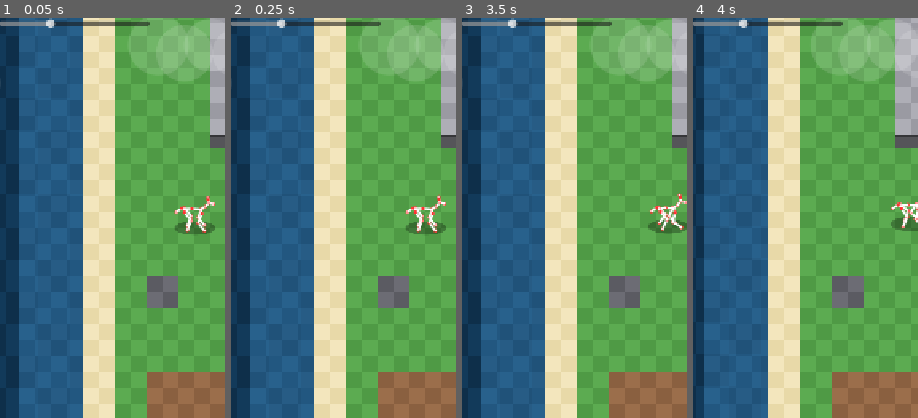
Above: before the commit, frames 1-4 (left to right).
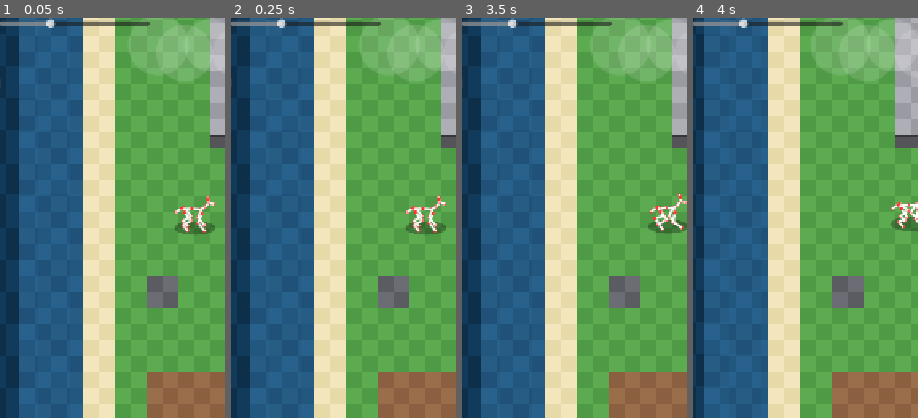
Above: after the commit, the same moments.

Repository: jonathasptbr-gh/Projeto-Galapago
Game: Godot game, scene res://jogo/main.tscn
The game is run twice, just before and just after one commit, with the same random seed, the same clock (stepped at 60 frames per second) and the same inputs.
Inputs:
- Up to frame 1 (0.05 s): no input
- Up to frame 2 (0.25 s): no input
- Up to frame 3 (3.5 s): click "PULO AUTO: DESLIGADO" at 0.5 s; click "PULO AUTO: LIGADO" at 1.25 s; click "PULO AUTO: DESLIGADO" at 2 s; click "PULO AUTO: LIGADO" at 2.75 s
- Up to frame 4 (4 s): click "PULO AUTO: DESLIGADO" at 3.5 s
The pictures show only the part of the screen within x 3-53%, y 24-74%; the shares and areas given below are measured in that part.

The runs differ from the first frame. In frame 1, 0.1% of the frame differs, in the area x 80-86%, y 49-54%; in frame 2, 0.1%; in frame 3, 0.2%, in the area x 84-92%, y 47-54%; in frame 4, 0.1%.

Commit message:
v0.31.2: jarrete e metatarso do cão

Diff:
--- a/dados/rig/canino3d.json
+++ b/dados/rig/canino3d.json
@@ -1,6 +1,6 @@
 {
   "_leia": "RIG 3D do canino (Fase A do plano 3D do cão) — CONTRATO de esqueleto, não arte. `juntas` são pontos de repo …(567 unchanged characters)…
-  "schema_version": 2,
+  "schema_version": 3,
   "id": "canino3d",
   "arquetipo": "quadrupede",
   "familia": "canino",
@@ -156,6 +156,11 @@
       10.332178,
       -3.726870
     ],
+    "jarrete_te": [
+      -6.5,
+      5,
+      -12
+    ],
     "pata_te": [
       -6.5,
       0,
@@ -166,6 +171,11 @@
       10.332178,
       -3.726870
     ],
+    "jarrete_td": [
+      6.5,
+      5,
+      -12
+    ],
     "pata_td": [
       6.5,
       0,
@@ -265,8 +275,13 @@
     },
     {
       "a": "joelho_te",
+      "b": "jarrete_te",
+      "largura": 1.8
+    },
+    {
+      "a": "jarrete_te",
       "b": "pata_te",
-      "largura": 1.8
+      "largura": 1.5
     },
     {
       "a": "anca_d",
@@ -275,8 +290,13 @@
     },
     {
       "a": "joelho_td",
+      "b": "jarrete_td",
+      "largura": 1.8
+    },
+    {
+      "a": "jarrete_td",
       "b": "pata_td",
-      "largura": 1.8
+      "largura": 1.5
     }
   ],
   "corpo": [
--- a/sim/esqueleto3d.gd
+++ b/sim/esqueleto3d.gd
@@ -23,8 +23,8 @@
 const CLIPES := ["idle", "walk", "run", "jump_start", "jump_air", "jump_land", "charge", "shot",
 	"bite", "slam", "dig", "hit", "stunned", "death", "get_up"]
 const PITCH_GRAUS := 20.0
-const JUNTAS_ESPERADAS := 22
-const OSSOS_ESPERADOS := 21
+const JUNTAS_ESPERADAS := 24
+const OSSOS_ESPERADOS := 23
 const SOCKETS_OBRIGATORIOS := ["boca", "coroa", "base_cauda", "dorso"]
 const Z := ["front", "back"]
 
@@ -42,8 +42,8 @@
 
 ## Primeiro erro encontrado; vazio = rig 3D válido.
 static func validar(m: Dictionary) -> String:
-	if int(m.get("schema_version", 0)) != 2:
-		return "schema_version != 2"
+	if int(m.get("schema_version", 0)) != 3:
+		return "schema_version != 3"
 	if not m.get("id") is String or (m["id"] as String).is_empty():
 		return "id ausente"
 	if m.get("arquetipo") != "quadrupede":
@@ -70,6 +70,11 @@
 	for nome in juntas:
 		if not _v3(juntas[nome]):
 			return "junta %s inválida" % nome
+	# Schema 3 exige a cadeia traseira completa, não só a contagem correta.
+	for lado in ["e", "d"]:
+		for nome in ["anca_" + lado, "joelho_t" + lado, "jarrete_t" + lado, "pata_t" + lado]:
+			if not (juntas as Dictionary).has(nome):
+				return "junta traseira obrigatória ausente: " + nome
 
 	var ossos: Variant = m.get("ossos")
 	if not ossos is Array:
@@ -77,6 +82,7 @@
 	if (ossos as Array).size() != OSSOS_ESPERADOS:
 		return "ossos: esperado %d, veio %d" % [OSSOS_ESPERADOS, (ossos as Array).size()]
 	var usados: Dictionary = {}
+	var arestas: Dictionary = {}
 	for i in (ossos as Array).size():
 		var b: Variant = (ossos as Array)[i]
 		if not b is Dictionary:
@@ -95,6 +101,14 @@
 			return "osso %d sem largura positiva" % i
 		usados[a] = true
 		usados[bb] = true
+		arestas[String(a) + ">" + String(bb)] = true
+	for lado in ["e", "d"]:
+		var sufixo: String = "t" + String(lado)
+		for trecho in [["anca_" + lado, "joelho_" + sufixo],
+			["joelho_" + sufixo, "jarrete_" + sufixo],
+			["jarrete_" + sufixo, "pata_" + sufixo]]:
+			if not arestas.has(String(trecho[0]) + ">" + String(trecho[1])):
+				return "osso traseiro obrigatório ausente: %s>%s" % trecho
 	for nome in juntas:
 		if not usados.has(nome):
 			return "junta %s não pertence a osso" % nome
@@ -283,9 +297,21 @@
 		var upper := String(perna["upper"])
 		var P: Vector3 = j[upper]
 		var F: Vector3 = patas[nome]
-		var solucao := _ik(P, F, float(perna["l1"]), float(perna["l2"]), float(perna["bend"]))
-		j["joelho_" + nome] = solucao["joelho"]
-		j["pata_" + nome] = solucao["pata"]
+		if perna.has("l3"):
+			var l3 := float(perna["l3"])
+			var H := _jarrete_alcancavel(P, F, float(perna["l1"]),
+				float(perna["l2"]), l3, perna["offset_jarr"])
+			var solucao := _ik(P, H, float(perna["l1"]), float(perna["l2"]), 1.0)
+			var jarrete: Vector3 = solucao["pata"]
+			j["joelho_" + nome] = solucao["joelho"]
+			j["jarrete_" + nome] = jarrete
+			# Enquanto o círculo do jarrete toca o alcance do joelho, F é exato.
+			# Se nem o círculo toca, corrige só o contato, nunca estica os ossos.
+			j["pata_" + nome] = jarrete + (F - H).normalized() * l3
+		else:
+			var solucao := _ik(P, F, float(perna["l1"]), float(perna["l2"]), float(perna["bend"]))
+			j["joelho_" + nome] = solucao["joelho"]
+			j["pata_" + nome] = solucao["pata"]
 	_extras(j, clipe, f, mo, salto_correndo)
 	if clipe == "death":
 		_deitar(j, f)
@@ -388,7 +414,10 @@
 
 ## Mistura de APRESENTAÇÃO entre duas poses (a antiga e a nova). Interpola
 ## `juntas`, `sockets[*].pos`, `sockets[*].profundidade` e `profundidade`;
-## `juntas_3d`, quando existe nos dois, também acompanha. w=0 devolve `a` e
+## `juntas_3d`, quando existe nos dois, também acompanha. O blend linear
+## de apresentação NÃO conserva comprimentos ósseos (comportamento anterior).
+## O mesmo vale para _deitar em death/get_up; a IK da marcha continua rígida.
+## w=0 devolve `a` e
 ## w=1 devolve `b`; a visibilidade/z dos sockets vem de `b` (a pose nova).
 ## É pura e NÃO altera `pose`/`validar`: a troca de clipe decide o w.
 static func misturar(a: Dictionary, b: Dictionary, w: float) -> Dictionary:
@@ -483,8 +512,8 @@
 	return j
 
 
-## As quatro pernas, derivadas das juntas de repouso (sem metadado extra):
-## `upper` → `joelho` → `pata`; o comprimento de cada osso sai do próprio rig.
+## As quatro pernas derivam os comprimentos do repouso: dianteiras conservam
+## upper→joelho→pata; traseiras usam anca→joelho→jarrete→pata.
 static func _pernas(m: Dictionary) -> Array:
 	var out: Array = []
 	var j: Dictionary = m.get("juntas", {})
@@ -499,9 +528,15 @@
 		var pu := _vec(j[upper])
 		var pk := _vec(j[joelho])
 		var pp := _vec(j[pata])
-		out.append({"nome": nome, "upper": upper, "x": pp.x, "rest_z": pp.z,
+		var perna := {"nome": nome, "upper": upper, "x": pp.x, "rest_z": pp.z,
 			"l1": pu.distance_to(pk), "l2": pk.distance_to(pp),
-			"bend": -1.0 if upper.begins_with("ombro") else 1.0})
+			"bend": -1.0 if upper.begins_with("ombro") else 1.0}
+		if nome.begins_with("t"):
+			var ph := _vec(j["jarrete_" + nome])
+			perna["l2"] = pk.distance_to(ph)
+			perna["l3"] = ph.distance_to(pp)
+			perna["offset_jarr"] = ph - pp
+		out.append(perna)
 	return out
 
 
@@ -851,6 +886,41 @@
 		j[nome] = Vector3(p.x, y, z)
 
 
+## Escolhe o jarrete no círculo rígido de raio l3 em torno do alvo da pata.
+## Preserva o offset de repouso se alcançável; caso contrário escolhe o ponto
+## angularmente mais próximo que alcança a cadeia anca→joelho→jarrete. O círculo
+## pode não tocar a faixa de alcance (alvo extremo): devolve seu ponto mais
+## próximo e a correção de contato em pose() fica explícita, sem NaN/stretch.
+static func _jarrete_alcancavel(P: Vector3, F: Vector3, l1: float, l2: float,
+		l3: float, offset: Vector3) -> Vector3:
+	var alvo := F + offset
+	var minimo := absf(l1 - l2)
+	var maximo := l1 + l2
+	var d := P.distance_to(alvo)
+	if d >= minimo and d <= maximo:
+		return alvo
+	var yz := Vector2(P.y - F.y, P.z - F.z)
+	var raio := yz.length()
+	if raio < 0.000001 or l3 < 0.000001:
+		return alvo
+	var base := (P - F).length_squared() + l3 * l3
+	var divisor := 2.0 * l3 * raio
+	var c_min := (base - maximo * maximo) / divisor
+	var c_max := (base - minimo * minimo) / divisor
+	var phi := yz.angle()
+	var inicio := Vector2(offset.y, offset.z).angle()
+	if c_min > 1.0:
+		return F + Vector3(0.0, l3 * cos(phi), l3 * sin(phi))
+	if c_max < -1.0:
+		return F - Vector3(0.0, l3 * cos(phi), l3 * sin(phi))
+	var c := clampf(cos(inicio - phi), maxf(-1.0, c_min), minf(1.0, c_max))
+	var ang := acos(clampf(c, -1.0, 1.0))
+	var a := phi + ang
+	var b := phi - ang
+	var theta := a if absf(wrapf(a - inicio, -PI, PI)) <= absf(wrapf(b - inicio, -PI, PI)) else b
+	return F + Vector3(0.0, l3 * cos(theta), l3 * sin(theta))
+
+
 ## IK de dois ossos em 3D: x participa da distância, mas a dobra fica no
 ## plano sagital. Alvo impossível é projetado no alcance (não alonga ossos);
 ## só nesses casos a pata deixa de coincidir com o alvo/chão.
--- a/testes/test_esqueleto3d.gd
+++ b/testes/test_esqueleto3d.gd
@@ -1,5 +1,5 @@
 extends "res://testes/caso.gd"
-## Contrato do esqueleto 3D do canino (Fase A): 22 juntas / 21 ossos em 3D,
+## Contrato do esqueleto 3D do canino (Fase A): 24 juntas / 23 ossos em 3D,
 ## projeção ortográfica com pitch 20°, oito yaws, socket por nome e a mesma
 ## pose que módulos/VFX já consomem. Rig adulterado falha fechado; as peças 2D
 ## por osso (Fase B) são aceitas no dado, mas não desenhadas.
@@ -67,8 +67,8 @@
 	var m := _rig()
 	igual(E3.validar(m), "", "canino3d sem erro")
 	igual(E3.direcoes(m).size(), 8, "oito direções")
-	igual((m["juntas"] as Dictionary).size(), 22, "22 juntas")
-	igual((m["ossos"] as Array).size(), 21, "21 ossos")
+	igual((m["juntas"] as Dictionary).size(), 24, "24 juntas")
+	igual((m["ossos"] as Array).size(), 23, "23 ossos")
 	igual((m["pecas"] as Array).size(), 0, "peças 2D desligadas nesta fase")
 	perto(float(m["pivot_px"][0]), 34.0, 0.001, "pivô x do chão")
 	perto(float(m["pivot_px"][1]), 50.0, 0.001, "pivô y do chão")
@@ -84,12 +84,25 @@
 func test_rig_3d_adulterado_falha_fechado() -> void:
 	var m := _rig()
 	var copia := m.duplicate(true)
-	copia["schema_version"] = 1
-	checar(E3.validar(copia) != "", "schema 1 não vira rig 3D")
+	copia["schema_version"] = 2
+	checar(E3.validar(copia) != "" and E3.de_json(JSON.stringify(copia)).is_empty(),
+		"schema anterior 2 recusado sem adaptação silenciosa")
+	igual(int(m["schema_version"]), 3, "topologia traseira define schema 3")
+
+	for nome in ["anca_e", "joelho_te", "jarrete_te", "pata_te",
+		"anca_d", "joelho_td", "jarrete_td", "pata_td"]:
+		copia = m.duplicate(true)
+		copia["juntas"].erase(nome)
+		copia["juntas"]["fantasma"] = [0, 0, 0]
+		checar(E3.validar(copia) != "", "junta traseira obrigatória %s" % nome)
+
+	copia = m.duplicate(true)
+	copia["ossos"][18]["b"] = "pata_te"
+	checar(E3.validar(copia) != "", "cadeia traseira não pode saltar o jarrete")
 
 	copia = m.duplicate(true)
 	copia["juntas"].erase("focinho")
-	checar(E3.validar(copia) != "", "21 juntas quebra o contrato")
+	checar(E3.validar(copia) != "", "23 juntas quebra o contrato")
 
 	copia = m.duplicate(true)
 	copia["ossos"][0]["b"] = "fantasma"
@@ -187,8 +200,8 @@
 					continue
 				var j: Dictionary = p["juntas"]
 				var j3: Dictionary = p["juntas_3d"]
-				igual(j.size(), 22, "22 juntas projetadas %s/%s" % [dir, clipe])
-				igual(j3.size(), 22, "22 juntas 3D %s/%s" % [dir, clipe])
+				igual(j.size(), 24, "24 juntas projetadas %s/%s" % [dir, clipe])
+				igual(j3.size(), 24, "24 juntas 3D %s/%s" % [dir, clipe])
 				igual((p["sockets"] as Dictionary).size(), 4, "4 sockets %s/%s" % [dir, clipe])
 				for nome in j:
 					checar((j[nome] as Vector2).is_finite(), "ponto 2D finito %s/%s/%s" % [dir, clipe, nome])
@@ -205,6 +218,13 @@
 	checar(float(rest["joelho_fd"][2]) < float(rest["ombro_d"][2]), "outro cotovelo atrás do ombro")
 	checar(float(rest["joelho_te"][2]) > float(rest["anca_e"][2]), "joelho traseiro à frente da anca em repouso")
 	checar(float(rest["joelho_td"][2]) > float(rest["anca_d"][2]), "outro joelho à frente da anca")
+	for lado in ["te", "td"]:
+		var K := E3._vec(rest["joelho_" + lado])
+		var H := E3._vec(rest["jarrete_" + lado])
+		var F := E3._vec(rest["pata_" + lado])
+		checar(H.z < K.z and H.z < F.z and H.y > 0.0,
+			"zigzag traseiro no repouso: jarrete atrás e alto " + lado)
+		perto(H.distance_to(F), 6.72681, 0.001, "metatarso longo " + lado)
 	for clipe in ["idle", "walk", "run"]:
 		for i in 40:
 			var fase := float(i) / 40.0
@@ -213,7 +233,8 @@
 				["anca_e", "te", 1.0], ["anca_d", "td", 1.0]]:
 				var P := _j3(p, String(par[0]))
 				var K := _j3(p, "joelho_" + String(par[1]))
-				var F := _j3(p, "pata_" + String(par[1]))
+				var fim := "pata_" if String(par[1]).begins_with("f") else "jarrete_"
+				var F := _j3(p, fim + String(par[1]))
 				var cruz := (F.z - P.z) * (K.y - P.y) - (F.y - P.y) * (K.z - P.z)
 				checar(cruz * float(par[2]) >= -0.001,
 					"dobra %s/%s/%.3f: %.3f" % [clipe, par[1], fase, cruz])
@@ -237,20 +258,129 @@
 				var l1 := float(perna["l1"])
 				var l2 := float(perna["l2"])
 				perto(P.distance_to(K), l1, 0.001, "osso superior %s/%s/%.3f" % [clipe, nome, fase])
-				perto(K.distance_to(F), l2, 0.001, "osso inferior %s/%s/%.3f" % [clipe, nome, fase])
-				checar(K.x >= minf(P.x, F.x) - 0.001 and K.x <= maxf(P.x, F.x) + 0.001,
-					"x do joelho acompanha só o bob lateral %s/%s/%.3f" % [clipe, nome, fase])
-				if P.distance_to(alvo) >= absf(l1 - l2) + 0.001 and P.distance_to(alvo) <= l1 + l2 - 0.001:
-					checar(F.distance_to(alvo) < 0.0001, "pata alcançável no alvo %s/%s/%.3f" % [clipe, nome, fase])
-	# Espelhar articulações não altera os comprimentos de repouso, nem x lateral.
+				if perna.has("l3"):
+					var H := _j3(p, "jarrete_" + nome)
+					perto(K.distance_to(H), l2, 0.001, "tíbia rígida %s/%s/%.3f" % [clipe, nome, fase])
+					perto(H.distance_to(F), float(perna["l3"]), 0.001,
+						"metatarso rígido %s/%s/%.3f" % [clipe, nome, fase])
+					checar(H.z < K.z + 0.5 and H.y > -1.0,
+						"jarrete não inverte grosseiramente %s/%s/%.3f" % [clipe, nome, fase])
+					var esperado := E3._jarrete_alcancavel(P, alvo, l1, l2,
+						float(perna["l3"]), perna["offset_jarr"])
+					if P.distance_to(esperado) <= l1 + l2 + 0.0001 and P.distance_to(esperado) >= absf(l1 - l2) - 0.0001:
+						checar(F.distance_to(alvo) < 0.001,
+							"contato alcançável preservado %s/%s/%.3f (%.4f)" % [clipe, nome, fase, F.distance_to(alvo)])
+				else:
+					var antigo := E3._ik(P, alvo, l1, l2, -1.0)
+					checar(K.distance_to(antigo["joelho"]) < 0.00001 and
+						F.distance_to(antigo["pata"]) < 0.00001,
+						"dianteira usa a mesma IK %s/%s/%.3f" % [clipe, nome, fase])
+					perto(K.distance_to(F), l2, 0.001, "dianteiro inferior %s/%s/%.3f" % [clipe, nome, fase])
+					checar(K.x >= minf(P.x, F.x) - 0.001 and K.x <= maxf(P.x, F.x) + 0.001,
+						"x do joelho dianteiro %s/%s/%.3f" % [clipe, nome, fase])
+					if P.distance_to(alvo) >= absf(l1 - l2) + 0.001 and P.distance_to(alvo) <= l1 + l2 - 0.001:
+						checar(F.distance_to(alvo) < 0.0001, "dianteira no alvo %s/%s/%.3f" % [clipe, nome, fase])
+	# Repouso conserva os dois ossos dianteiros e os três traseiros.
 	for perna in E3._pernas(m):
 		var nome := String(perna["nome"])
 		var P := E3._vec(rest[perna["upper"]])
 		var K := E3._vec(rest["joelho_" + nome])
 		var F := E3._vec(rest["pata_" + nome])
-		var comprimento := 10.5 if nome.begins_with("f") else 11.0
-		perto(P.distance_to(K), comprimento, 0.001, "comprimento superior original " + nome)
-		perto(K.distance_to(F), comprimento, 0.001, "comprimento inferior original " + nome)
+		perto(P.distance_to(K), 10.5 if nome.begins_with("f") else 11.0, 0.001,
+			"comprimento superior original " + nome)
+		if perna.has("l3"):
+			var H := E3._vec(rest["jarrete_" + nome])
+			perto(K.distance_to(H), 9.84260, 0.001, "tíbia original " + nome)
+			perto(H.distance_to(F), 6.72681, 0.001, "metatarso original " + nome)
+		else:
+			perto(K.distance_to(F), 10.5, 0.001, "antebraço original " + nome)
+
+
+func test_jarrete_todos_os_yaws_clipes_e_saltos_sem_stretch() -> void:
+	var m := _rig()
+	var pernas := E3._pernas(m)
+	for dir in E3.DIRECOES:
+		for clipe in E3.CLIPES:
+			for i in 20:
+				var f := float(i) / 20.0
+				for correndo in [false, true]:
+					if correndo and clipe not in ["jump_air", "jump_land", "jump_start"]:
+						continue
+					var p := E3.pose(m, dir, f, clipe, correndo)
+					var alvos := E3._patas(pernas, clipe, f, m["motion"], correndo)
+					for perna in pernas:
+						if not perna.has("l3"):
+							continue
+						var nome := String(perna["nome"])
+						var P := _j3(p, String(perna["upper"]))
+						var K := _j3(p, "joelho_" + nome)
+						var H := _j3(p, "jarrete_" + nome)
+						var F := _j3(p, "pata_" + nome)
+						var tag := "%s/%s/%.2f/%s" % [dir, clipe, f, nome]
+						checar(H.is_finite() and F.is_finite(), "jarrete e pata finitos " + tag)
+						if clipe in ["death", "get_up"]:
+							# _deitar deforma TODAS as juntas por design anterior, inclusive os ossos.
+							continue
+						perto(P.distance_to(K), float(perna["l1"]), 0.002, "fêmur " + tag)
+						perto(K.distance_to(H), float(perna["l2"]), 0.002, "tíbia " + tag)
+						perto(H.distance_to(F), float(perna["l3"]), 0.002, "metatarso " + tag)
+						var alvo: Vector3 = alvos[nome]
+						var H0 := E3._jarrete_alcancavel(P, alvo, float(perna["l1"]),
+							float(perna["l2"]), float(perna["l3"]), perna["offset_jarr"])
+						if P.distance_to(H0) <= float(perna["l1"]) + float(perna["l2"]) + 0.0001 and P.distance_to(H0) >= absf(float(perna["l1"]) - float(perna["l2"])) - 0.0001:
+							checar(F.distance_to(alvo) < 0.002, "contato de pata alcançável " + tag)
+							if clipe in ["idle", "walk", "run"] and alvo.y == 0.0:
+								perto(F.y, 0.0, 0.002, "chão do mundo " + tag)
+
+
+func test_jarrete_extremo_corrige_contato_sem_teleporte_ou_stretch() -> void:
+	var m := _rig()
+	var perna: Dictionary = E3._pernas(m)[2]
+	var P := E3._vec(m["juntas"]["anca_e"])
+	var l1 := float(perna["l1"])
+	var l2 := float(perna["l2"])
+	var l3 := float(perna["l3"])
+	var F := E3._vec(m["juntas"]["pata_te"])
+	var anterior := F
+	for passo in 25:
+		var alvo := F + Vector3(0, -float(passo) * 2.0, 0)
+		var H := E3._jarrete_alcancavel(P, alvo, l1, l2, l3, perna["offset_jarr"])
+		var sol := E3._ik(P, H, l1, l2, 1.0)
+		var K: Vector3 = sol["joelho"]
+		var jarrete: Vector3 = sol["pata"]
+		var pata := jarrete + (alvo - H).normalized() * l3
+		checar(K.is_finite() and jarrete.is_finite() and pata.is_finite(), "extremo finito %d" % passo)
+		perto(P.distance_to(K), l1, 0.002, "fêmur extremo %d" % passo)
+		perto(K.distance_to(jarrete), l2, 0.002, "tíbia extremo %d" % passo)
+		perto(jarrete.distance_to(pata), l3, 0.002, "metatarso extremo %d" % passo)
+		checar(pata.distance_to(anterior) < 3.0, "extremo sem teleporte %d" % passo)
+		anterior = pata
+	checar(anterior.distance_to(F + Vector3(0, -48, 0)) > 10.0,
+		"alvo impossível corrige contato em vez de esticar ossos")
+
+
+## Ramo angular: o offset rígido põe o jarrete em cima do quadril (fora do
+## alcance), mas a pata continua alcançável. O solver precisa girar o jarrete
+## pelo círculo do metatarso e preservar a pata — sem repetir a própria função.
+func test_jarrete_ramo_angular_gira_circulo_e_preserva_pata() -> void:
+	var m := _rig()
+	var perna: Dictionary = E3._pernas(m)[2]
+	var P := E3._vec(m["juntas"]["anca_e"])
+	var l1 := float(perna["l1"])
+	var l2 := float(perna["l2"])
+	var l3 := float(perna["l3"])
+	var offset: Vector3 = perna["offset_jarr"]
+	var F: Vector3 = P - offset
+	var H := E3._jarrete_alcancavel(P, F, l1, l2, l3, offset)
+	checar(H.distance_to(P) > 0.1, "jarrete não fica em cima do quadril")
+	perto(H.distance_to(F), l3, 0.001, "jarrete continua no círculo do metatarso")
+	var d := P.distance_to(H)
+	checar(d >= absf(l1 - l2) - 0.001 and d <= l1 + l2 + 0.001,
+		"jarrete girado entra no alcance (%.3f)" % d)
+	var sol := E3._ik(P, H, l1, l2, 1.0)
+	var jarrete: Vector3 = sol["pata"]
+	var pata := jarrete + (F - H).normalized() * l3
+	checar(pata.distance_to(F) < 0.001, "pata preservada no ramo angular")
 
 
 func test_ik_alvos_impossiveis_zero_e_deslocamento_lateral() -> void:
@@ -386,7 +516,7 @@
 		var p := E3.pose(m, dir, 0.42, "run")
 		var a := E3.ordem_pintor(m, p)
 		var b := E3.ordem_pintor(m, p)
-		igual(a.size(), 43, "21 ossos + 22 juntas no pintor: " + dir)
+		igual(a.size(), 47, "23 ossos + 24 juntas no pintor: " + dir)
 		igual(a.size(), b.size(), "mesmo tamanho de ordem: " + dir)
 		for i in a.size():
 			igual(String(a[i]["id"]), String(b[i]["id"]), "ordem estável %s/%d" % [dir, i])
Binary file changed: testes/baseline/q00000000.png
Binary file changed: testes/baseline/q00000001.png
Binary file changed: testes/baseline/q00000002.png
Binary file changed: testes/baseline/q00000003.png
Binary file changed: testes/baseline/q00000004.png
Binary file changed: testes/baseline/q00000005.png
Binary file changed: testes/baseline/q00000006.png
Binary file changed: testes/baseline/q00000007.png
Binary file changed: testes/baseline/q00000008.png
Binary file changed: testes/baseline/q00000009.png
Binary file changed: testes/baseline/q00000010.png
Binary file changed: testes/baseline/q00000011.png
(and 50 more such lines)
